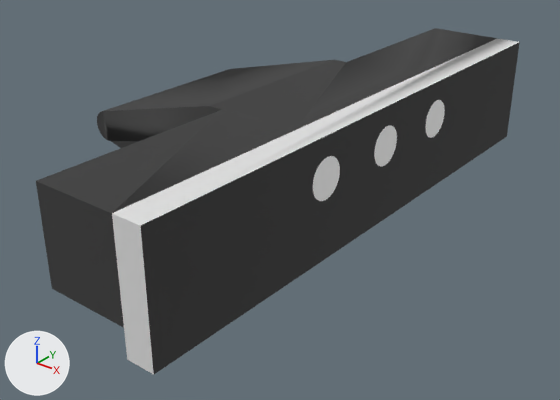
What one commit did to the COLLADA model mcr_common/mcr_description/meshes/sensors/realsense_camera.dae.
Rendered twice from a 50 mm camera at (0.0871, -0.1728, 0.0684) aimed at (-0.0292, -0.0275, -0.0216). The lights are fixed; the arrows at lower left show +X, +Y and +Z. Vertices at the same position are counted once.

The first picture shows 'SketchUp'.
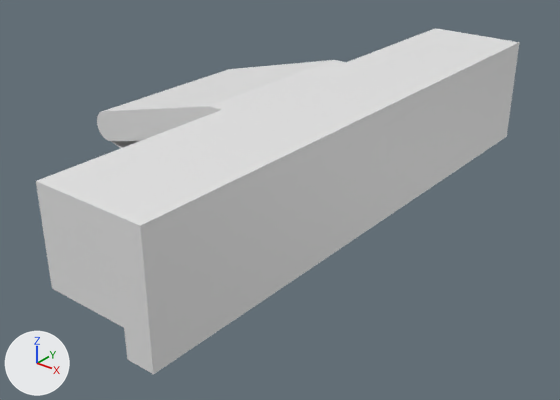
The newer file is also rescaled (x39.39), turned or shifted as a whole; pictures and numbers use the older file's frame.

Location of each change, [x1, y1, x2, y2] in pixels of the pictures (560 x 400 px):
part 1 of me_sketchup, built on
    before: [103, 69, 497, 325]
    after: [103, 69, 498, 325]
part 2 of me_sketchup, recoloured
    both: [313, 100, 445, 201]
part 3 of me_sketchup, recoloured (grey to white)
    both: [124, 39, 519, 375]
part 4 of me_sketchup, recoloured (black to white)
    both: [36, 33, 520, 374]

Patch to the scene script:
```diff
--- a/mcr_common/mcr_description/meshes/sensors/realsense_camera.dae.py
+++ b/mcr_common/mcr_description/meshes/sensors/realsense_camera.dae.py
@@ me_sketchup @@
 # used by ob_sketchup; location = (0.0, 0.0, 0.0)
-me_sketchup.from_pydata(...)  # 135 vertices, 290 faces; spans x -0.074..0.0, y -0.1..0.05, z -0.025..0.01
+me_sketchup.from_pydata(...)  # 172 vertices, 380 faces; spans x -0.074..0.0, y -0.1..0.05, z -0.025..0.01
+# me_sketchup part 1
+# 60 faces are deleted
+# 24 vertices are added at x -0.07..-0.007, y -0.1..0.05, z -0.017..0.006
+# 8 new vertices lie (0.0, -0.025, 0.0) away from vertices in x -0.071..-0.007, y -0.05..0.05, z -0.02..0.01
+# 5 new vertices lie (0.0, 0.0, 0.008) away from vertices in x -0.028..-0.007, y -0.075..0.0, z -0.013
+# 150 new faces join them
+# me_sketchup part 2: 80 faces spanning x -0.071..0.0, y -0.1..0.05, z -0.02..0.01 switch from mat_material (white #ffffff) to no material
+# me_sketchup part 3: 8 faces spanning x -0.007..0.0, y -0.1..0.05, z -0.02..0.01 switch from mat_color_001 (light grey #e2e2e2) to no material
+# me_sketchup part 4: 148 faces spanning x -0.074..0.0, y -0.1..0.05, z -0.025..0.01 switch from mat_color_007 (black #3a3a3a) to no material
```
